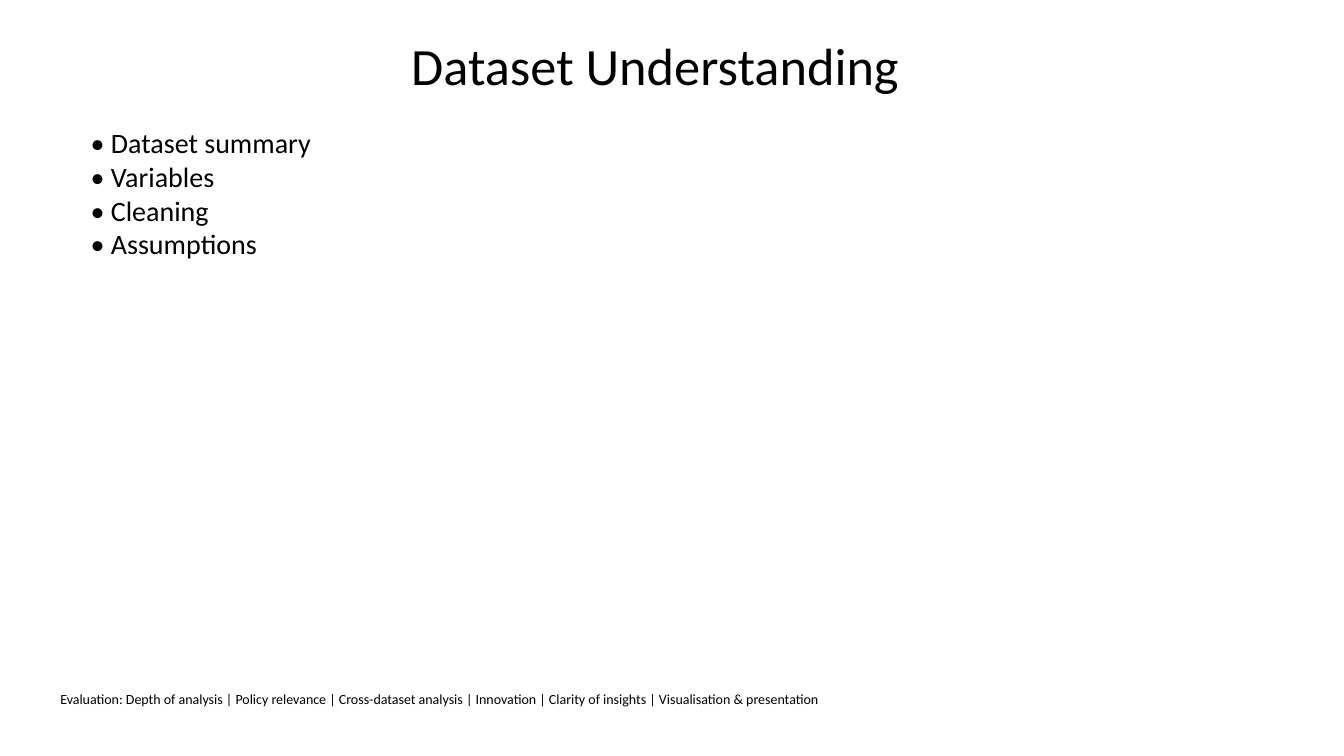
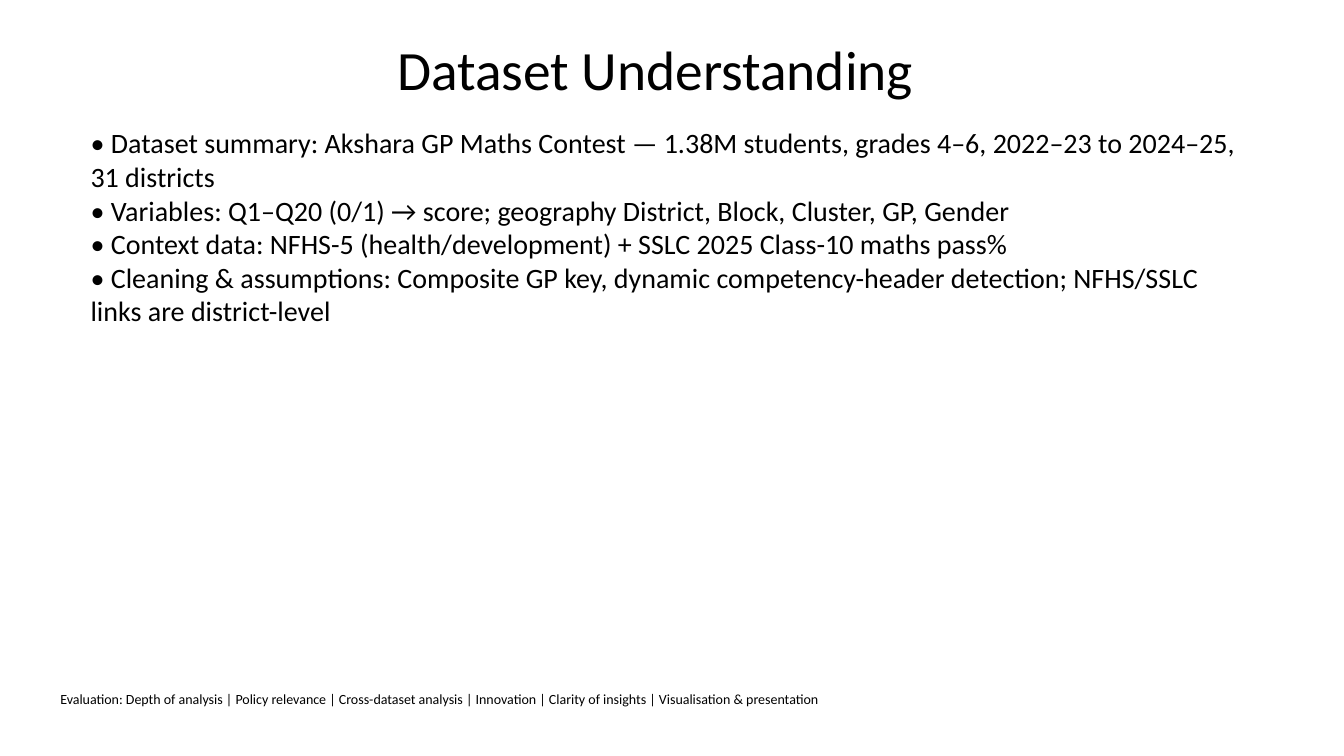
Before and after one commit to shreyassks/EduMiners, a slide deck: slide 3 of slides.pptx. Drawn at 1344x756 pixels with LibreOffice and Linux fonts; fonts in the diff are those of the drawing. Boxes give left, top, right and bottom in pixels: in the first picture for what was removed or moved away, otherwise in the second. Text is boxed around its words. In the diff, an @@ line names an element or a change of style, - is before the commit and + after.

```diff
--- a/slides.pptx
+++ b/slides.pptx
@@ title "Dataset Understanding" at box(397, 51, 913, 100): size 37.4 to 39.6 pt; line spacing 0.8 to 1 @@
@@ text at box(91, 133, 1234, 322): text changed @@
-• Dataset summary
-• Variables
-• Cleaning
-• Assumptions
+• Dataset summary: Akshara GP Maths Contest — 1.38M students, grades 4–6, 2022–23 to 2024–25, 31 districts
+• Variables: Q1–Q20 (0/1) → score; geography District, Block, Cluster, GP, Gender
+• Context data: NFHS-5 (health/development) + SSLC 2025 Class-10 maths pass%
+• Cleaning & assumptions: Composite GP key, dynamic competency-header detection; NFHS/SSLC links are district-level
```
Also in this commit, not shown: 10 other slides changed, 25 other files.
